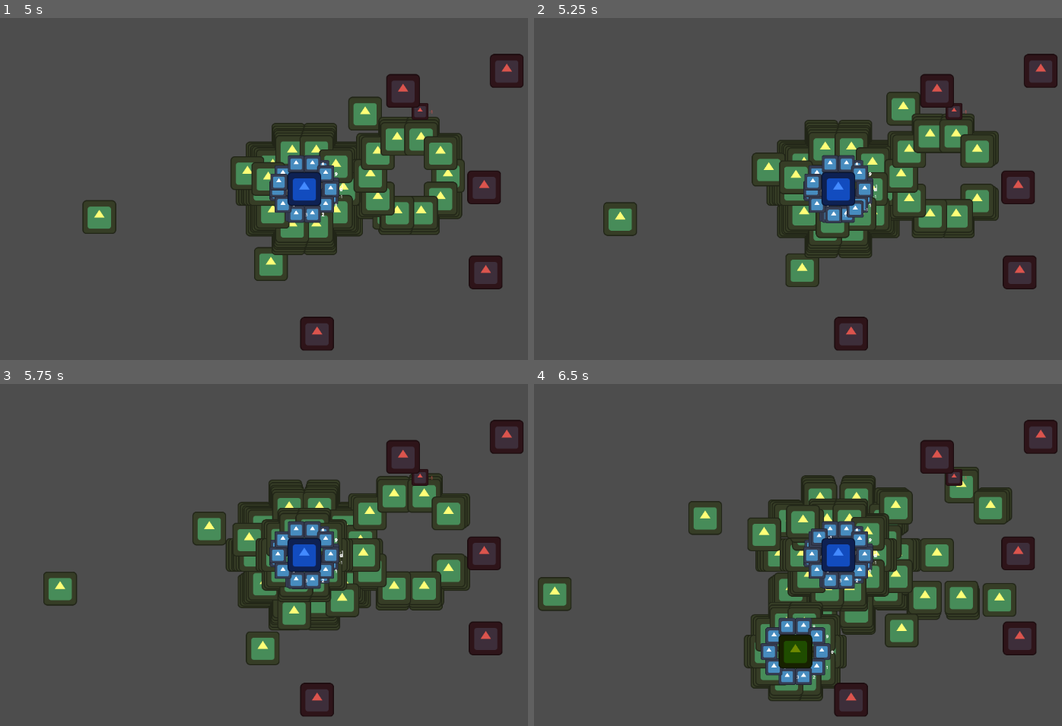
Above: before the commit, frames 1-4 (two rows, left to right).
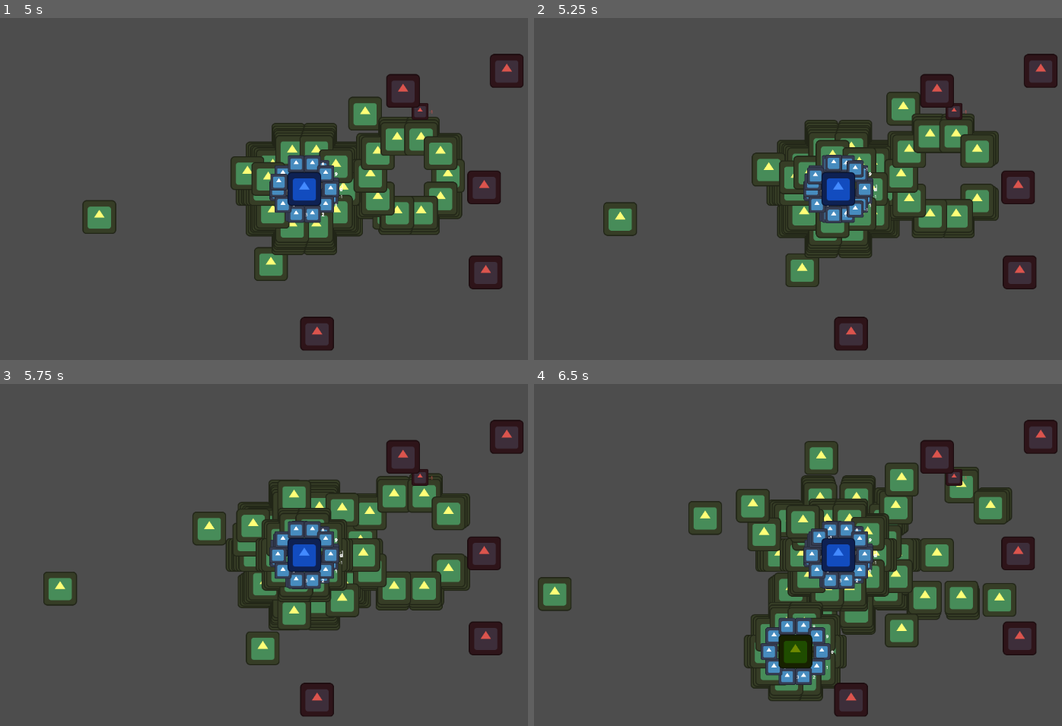
Above: after the commit, the same moments.

Repository: rodeyfeld/modular_abilities
Game: Godot game, scene res://world.tscn
Same seed, same stepped clock (60 frames per second), same inputs: the game is played once before the commit and once after it. The engine's default icon, where the game draws it, is replaced by a stand-in: a white triangle on a blue panel in a dark square.
Inputs (mouse positions are in pixels of both pictures, inside the frame that each line leads up to):
- Up to frame 1 (5 s): tap Enter at 0.5 s; move the mouse to (438, 171) at 0.52 s; tap 1 (1) at 0.6, 2.3, 2.85, 4.55 s; tap 2 (2) at 0.8, 1.35, 3.05, 3.6 s; move the mouse to (184, 206) at 1.27 s; tap 3 (3) at 1.55, 2.1, 3.8, 4.35 s; move the mouse to (364, 113) at 2.02 s; move the mouse to (274, 257) at 2.77 s; move the mouse to (485, 240) at 3.52 s; move the mouse to (121, 137) at 4.27 s
- Up to frame 2 (5.25 s): move the mouse to (866, 189) at 5.02 s; tap 4 (4) at 5.1 s
- Up to frame 3 (5.75 s): tap 2 (2) at 5.3 s
- Up to frame 4 (6.5 s): move the mouse to (745, 469) at 5.77 s; tap 1 (1) at 5.85 s; tap 3 (3) at 6.05 s

Frame 1 is identical in both runs. In frame 2, 0.8% of the frame differs, in the area x 49-65%, y 35-51%; in frame 3, 0.9%; in frame 4, 1.7%, in the area x 38-73%, y 16-49%.

Commit message:
prototype spread working

Diff:
--- a/ability/custom_abilities/spread_shot.tres
+++ b/ability/custom_abilities/spread_shot.tres
@@ -21,7 +21,7 @@
 angle_between_shots = 50.0
 time_between_execution = 1.0
 num_execution = 1.0
-num_to_fire_per_execution = 3.0
+num_to_fire_per_execution = 6.0
 timeout = 3.0
 
 [sub_resource type="Resource" id="Resource_untnd"]
--- a/entity/actor/actor.gd
+++ b/entity/actor/actor.gd
@@ -61,14 +61,43 @@
 
 	var attach_point:AttachPoint = attach_point_scene.instantiate()
 	ability_attach_point.add_child(attach_point)
-	print(dir)
-	var curr_angle = rad_to_deg(self.get_angle_to(dir)) + (num * angle_between_shots)
-	print(curr_angle)
-	var angle = deg_to_rad(curr_angle)
+
+	var target_angle = rad_to_deg(self.get_angle_to(dir))
+	var total_angle = angle_between_shots * num_required
+	print(num)
+	print(total_angle/num)
+
+	var wedge = num * angle_between_shots
+	var start_angle = total_angle / 2
+#	var curr_angle = 0
+	var curr_angle = (target_angle - start_angle + wedge)
+#	var curr_angle = (((num_required - num) * angle_between_shots) + (total_angle / num)
 
 
-	attach_point.global_position.x = DEADZONE * cos(angle) + self.position.x
-	attach_point.global_position.y = DEADZONE * sin(angle) + self.position.y
+
+#
+#
+#
+#
+#
+#
+#
+#
+#
+#	var even_bit = 1 if (floor(num_required) % 2) == 0 else 0
+#	var flip_bit = -1 if floor(int(num) / int(num_required)) == 0 else 1
+#
+#	var curr_angle = target_angle + (num * angle_between_shots)
+#	if even_bit:
+#
+#		pass
+#
+#	var test_angle = target_angle + (angle_between_shots * flip_bit)
+	var rad_angle = deg_to_rad(curr_angle)
+
+
+	attach_point.global_position.x = DEADZONE * cos(rad_angle) + self.position.x
+	attach_point.global_position.y = DEADZONE * sin(rad_angle) + self.position.y
 
 	return attach_point
 #	var middle_offset = angle_between_shots if (num_required % 2) == 0 else 0
